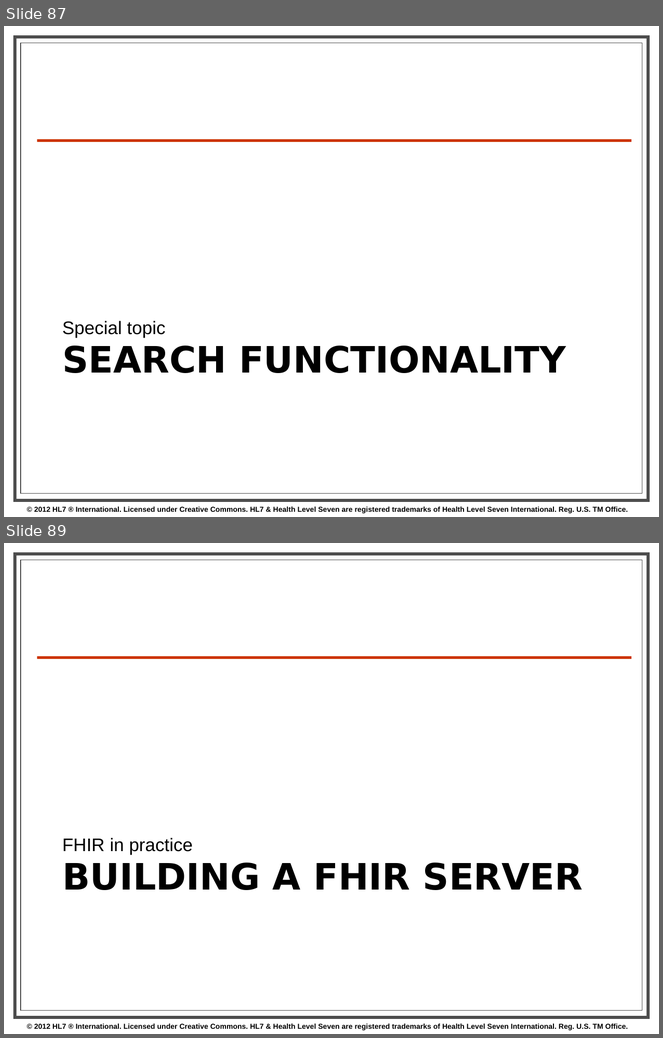
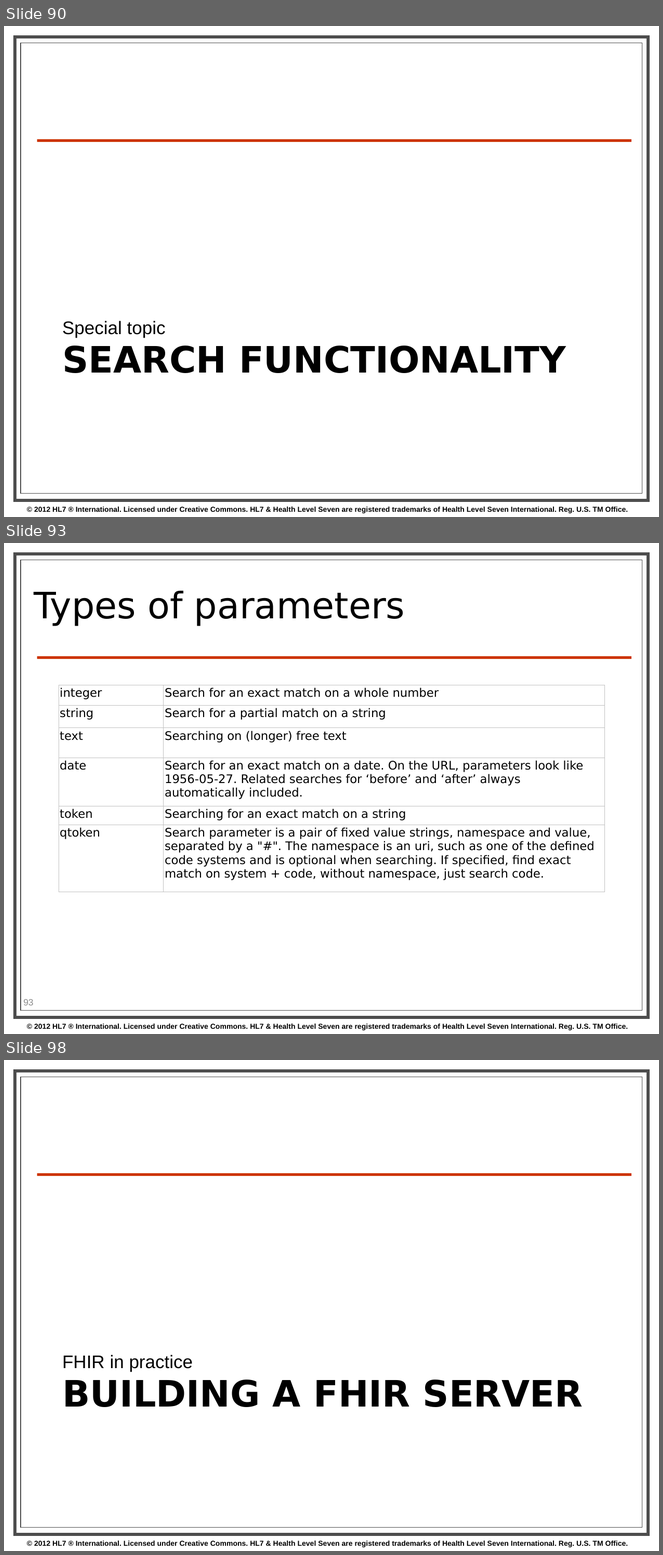
Before and after one commit to vista-novo/fhir, a slide deck: presentations/2013-01 Tutorials/201301 - Phoenix - FhirForDevelopersWGMTutorial.pptx. Shown one above the other, each under a label of ours: slides 87 and 89 before the commit, slides 90, 93 and 98 after it; the slides between them are not shown. The pictures are 663x1038 and 663x1555 pixels, drawn with LibreOffice and Linux fonts; fonts in the diff are those of the drawing; background and template pictures are left out. Boxes give left, top, right and bottom in pixels: in the first picture for what was removed or moved away, otherwise in the second. Text is boxed around its words. In the diff, an @@ line names an element or a change of style, - is before the commit and + after.

```diff
--- a/presentations/2013-01 Tutorials/201301 - Phoenix - FhirForDevelopersWGMTutorial.pptx
+++ b/presentations/2013-01 Tutorials/201301 - Phoenix - FhirForDevelopersWGMTutorial.pptx
@@ slide 93 added at [4, 543, 659, 1034], background #FFFFFF; not listed: 4 template elements that a slide beside it also shows @@
@@ title added at [34, 590, 405, 626], 40 pt, text #000000 @@
+Types of parameters
@@ table added at [59, 685, 604, 893], 6 rows, 2 columns @@
+integer | Search for an exact match on a whole number
+string | Search for a partial match on a string
+text | Searching on (longer) free text
+date | Search for an exact match on a date. On the URL, parameters look like 1956-05-27. Related searches for ‘before’ and ‘after’ always automatically included.
+token | Searching for an exact match on a string
+qtoken | Search parameter is a pair of fixed value strings, namespace and value, separated by a "#". The namespace is an uri, such as one of the defined code systems and is optional when searching. If specified, find exact match on system + code, without namespace, just search code.
@@ page number added at [23, 1000, 33, 1006], 10 pt, text #8C8C8C @@
+93
@@ what was slide 87 is now slide 90 @@
@@ what was slide 89 is now slide 98 @@
```
Also in this commit, not shown: 2 slides changed, 16 other slides added, 3 slides removed.
